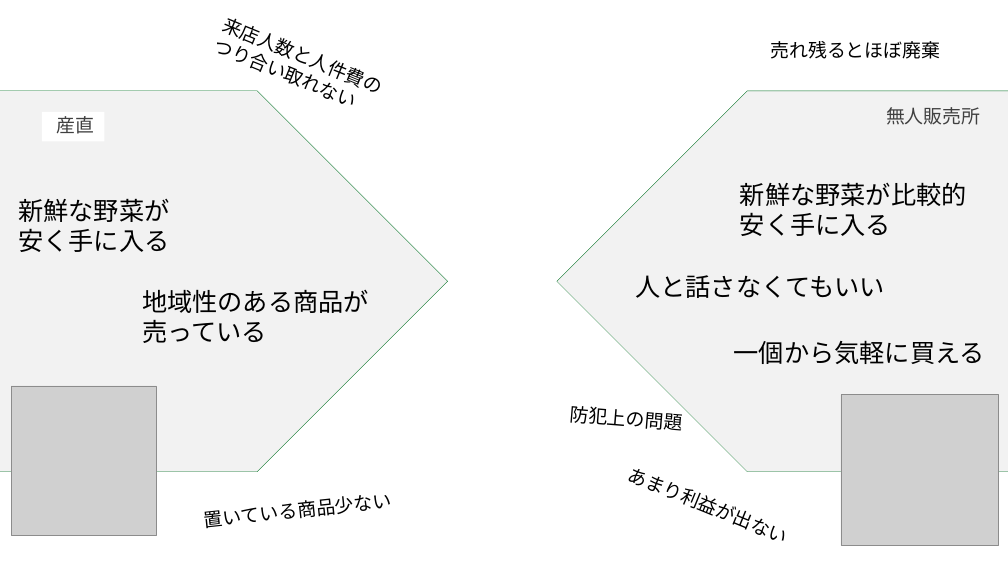
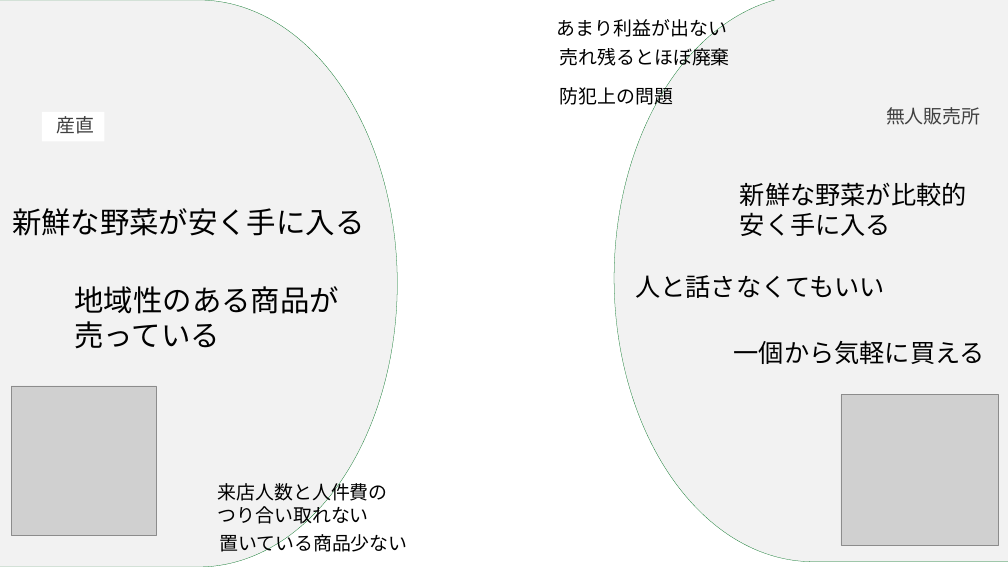
Before and after one commit to degicon-iit/degicon-iit, a slide deck: slide 3 of sanchoku.pptx (slide 5 before the commit). Drawn at 1008x567 pixels with LibreOffice and Linux fonts; fonts in the diff are those of the drawing; grey boxes stand for pictures. Boxes give left, top, right and bottom in pixels: in the first picture for what was removed or moved away, otherwise in the second. Text is boxed around its words. In the diff, an @@ line names an element or a change of style, - is before the commit and + after.

Commit message:
wow

```diff
--- a/sanchoku.pptx
+++ b/sanchoku.pptx
@@ flow chart delay added at [0, 0, 397, 567], fill #F2F2F2, outline #017321 0.25 pt @@
@@ text "あまり利益が出ない" at [557, 19, 727, 41]: rotation 22 to 0 degrees @@
@@ text "あまり利益が出ない": place and size @@
-text "あまり利益が出ない" at [627, 469, 784, 541]
+text "あまり利益が出ない" at [557, 19, 727, 41]
@@ flow chart delay added at [614, 0, 1008, 562], fill #F2F2F2, outline #017321 0.25 pt @@
@@ text "売れ残るとほぼ廃棄" rewrapped from [770, 41, 940, 59] to [560, 45, 730, 70] @@
@@ text "防犯上の問題": place and size @@
-text "防犯上の問題" at [569, 406, 683, 431]
+text "防犯上の問題" at [560, 84, 673, 109]
@@ text "防犯上の問題" at [560, 84, 673, 109]: rotation 4 to 0 degrees @@
@@ pentagon arrow removed at [0, 91, 448, 472] @@
@@ pentagon arrow removed at [557, 91, 1008, 472] @@
@@ text at [12, 208, 364, 236]: text changed; size 24 to 28 pt @@
-  新鮮な野菜が
-  安く手に入る
+  新鮮な野菜が安く手に入る
@@ text "地域性のある商品が": place and size @@
-text "地域性のある商品が" at [142, 289, 369, 343]
+text "地域性のある商品が" at [75, 286, 339, 349]
@@ text "地域性のある商品が" at [75, 286, 339, 349]: size 24 to 28 pt @@
@@ text "来店人数と人件費の": place and size @@
-text "来店人数と人件費の" at [221, 18, 379, 105]
+text "来店人数と人件費の" at [218, 480, 388, 527]
@@ text "来店人数と人件費の" at [218, 480, 388, 527]: rotation 22 to 0 degrees @@
@@ text "置いている商品少ない": place and size @@
-text "置いている商品少ない" at [317, 495, 392, 517]
+text "置いている商品少ない" at [219, 531, 407, 556]
@@ text "置いている商品少ない" at [219, 531, 407, 556]: rotation 353 to 0 degrees @@
```
Also in this commit, not shown: 2 other slides changed, 3 slides removed.
